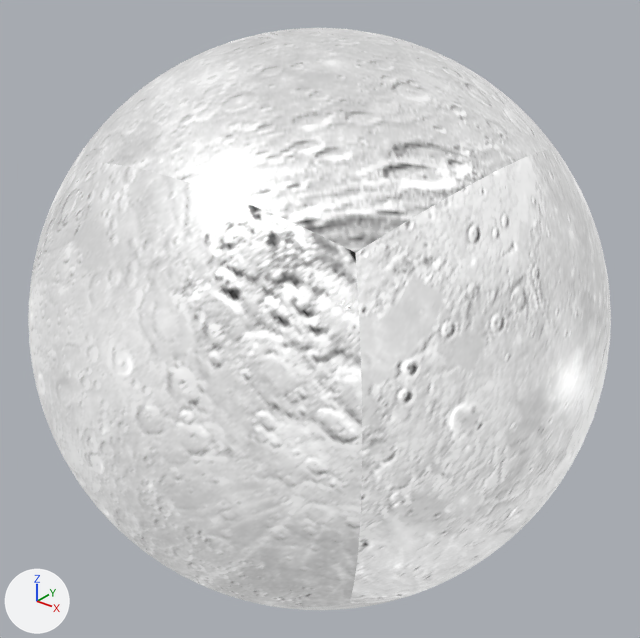
An edit to the glTF model src/Assets/Sun/Sun.gltf, drawn before and after from the same camera.
Both versions are drawn from a 50 mm lens placed at (9.62, -11.81, 7.27), pointed at (0.23, -0.07, -0.01). Arrows for +X, +Y and +Z are at lower left; the lights stay in place.

The first picture shows 'Sun'.
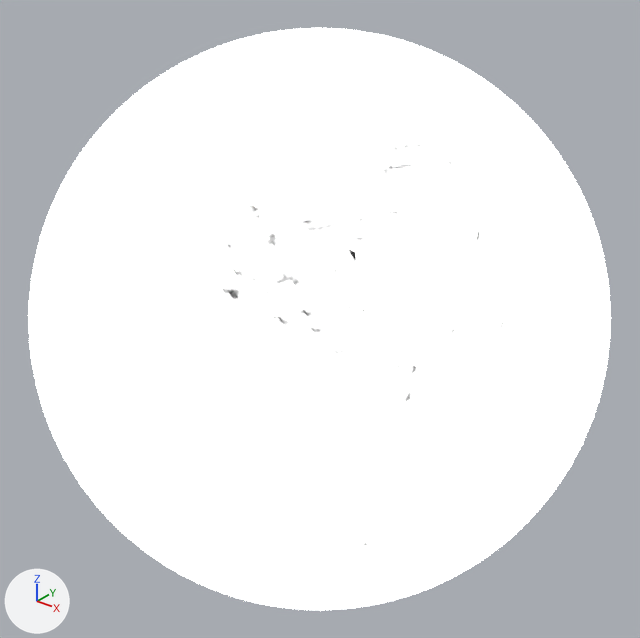
Boxes [x1, y1, x2, y2] around the edits, measured in the pictures (640 x 638 px):
'Sun', recoloured
    both: [28, 28, 611, 610]

Patch to the scene script:
```diff
--- a/src/Assets/Sun/Sun.gltf.py
+++ b/src/Assets/Sun/Sun.gltf.py
@@ mat_material @@
+mat_material = bpy.data.materials.new('Material')
+# uses the picture img_basecolor
@@ me_sun @@
 me_sun.from_pydata(...)  # 3458 vertices, 6912 faces; spans x -4.97..5.43, y -5.28..5.12, z -5.21..5.19
-me_sun.materials.append(mat_material_001)
+me_sun.materials.append(mat_material)
```
